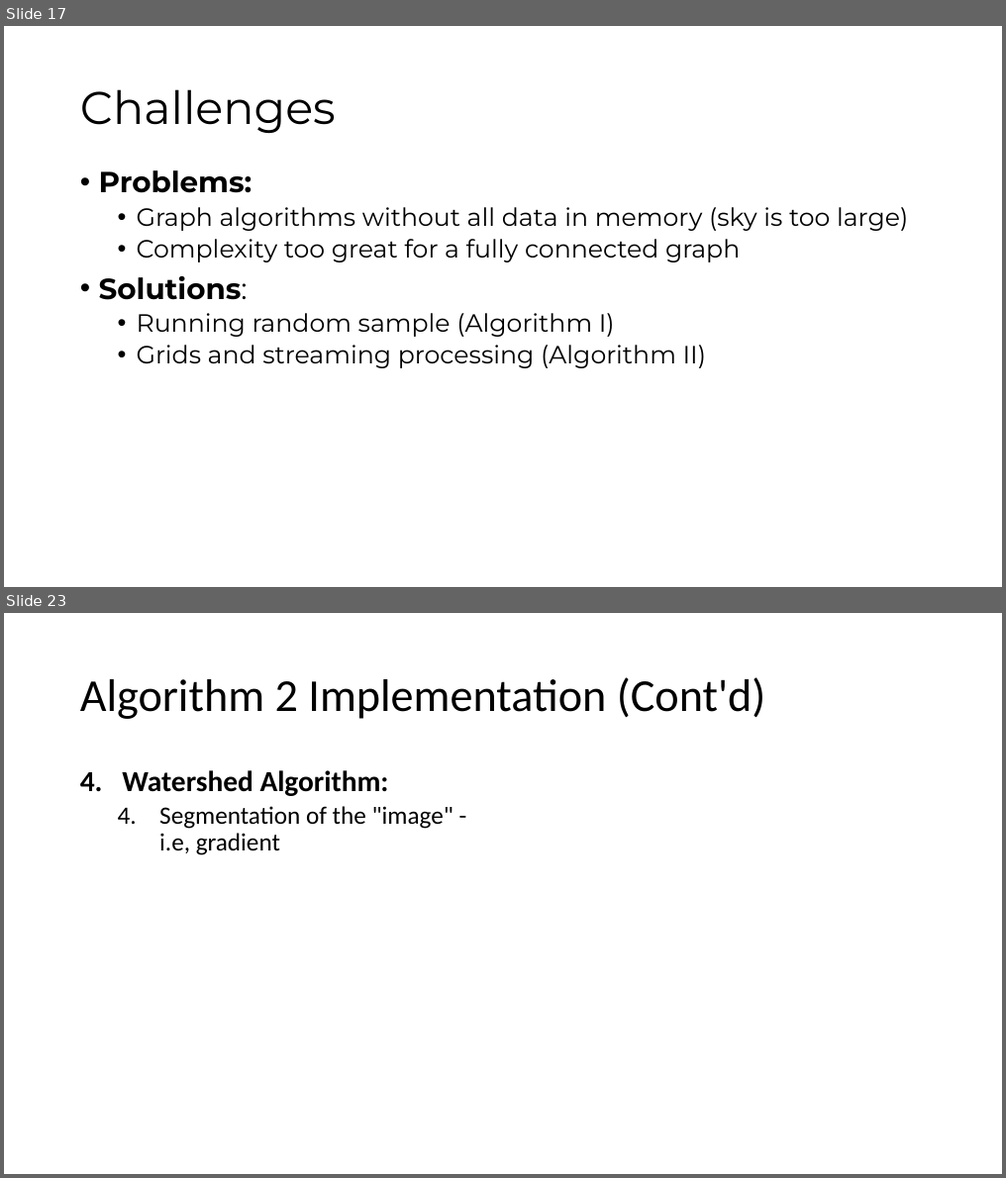
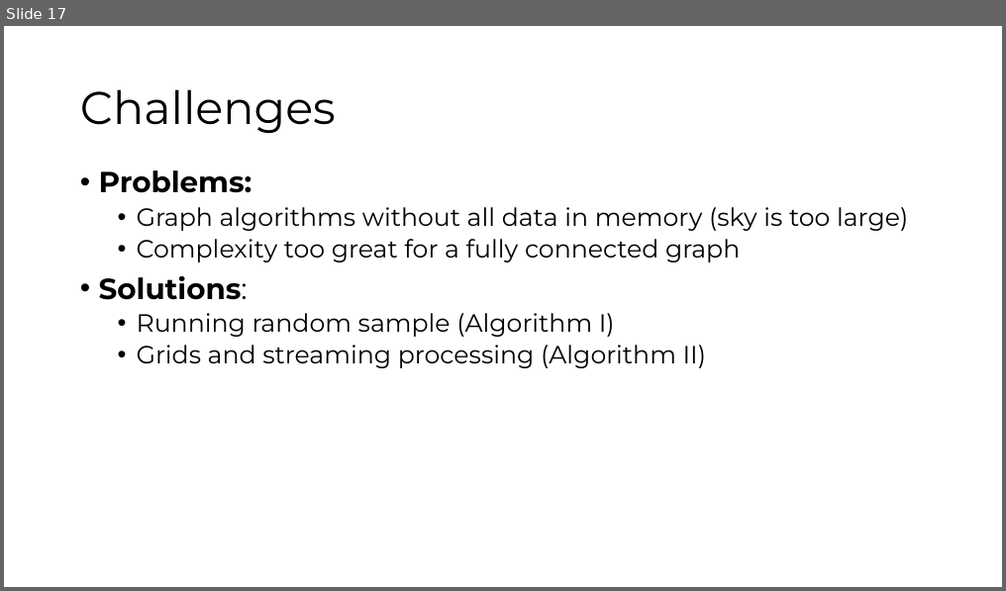
Before and after one commit to ibhojwani/seip_big_data, a slide deck: Presentation.pptx. Shown one above the other, each under a label of ours: slides 17 and 23 before the commit, slide 17 after it; the slides between them are not shown. The pictures are 1006x1178 and 1006x591 pixels, drawn with LibreOffice and Linux fonts; fonts in the diff are those of the drawing. Boxes give left, top, right and bottom in pixels: in the first picture for what was removed or moved away, otherwise in the second. Text is boxed around its words. In the diff, an @@ line names an element or a change of style, - is before the commit and + after.

```diff
--- a/Presentation.pptx
+++ b/Presentation.pptx
@@ slide 23 removed at (4,613,1002,1174), background #FFFFFF @@
@@ title removed at (80,677,766,719) @@
-Algorithm 2 Implementation (Cont'd)
@@ text removed at (122,770,453,856) @@
-4. Watershed Algorithm:
-  4. Segmentation of the "image" - i.e, gradient
```
Also in this commit, not shown: 2 slides changed, 6 other slides removed, 1 other file.
